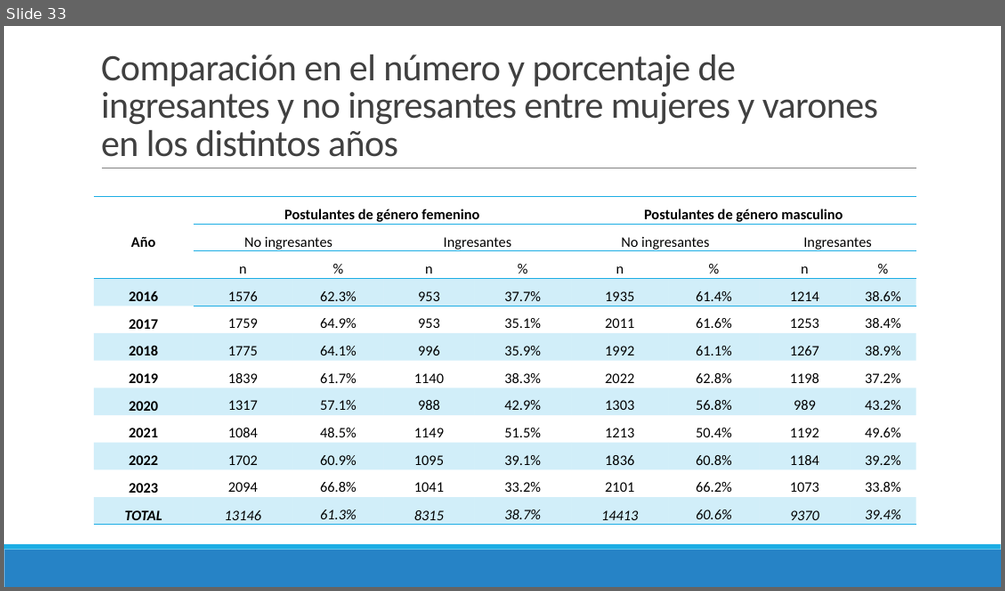
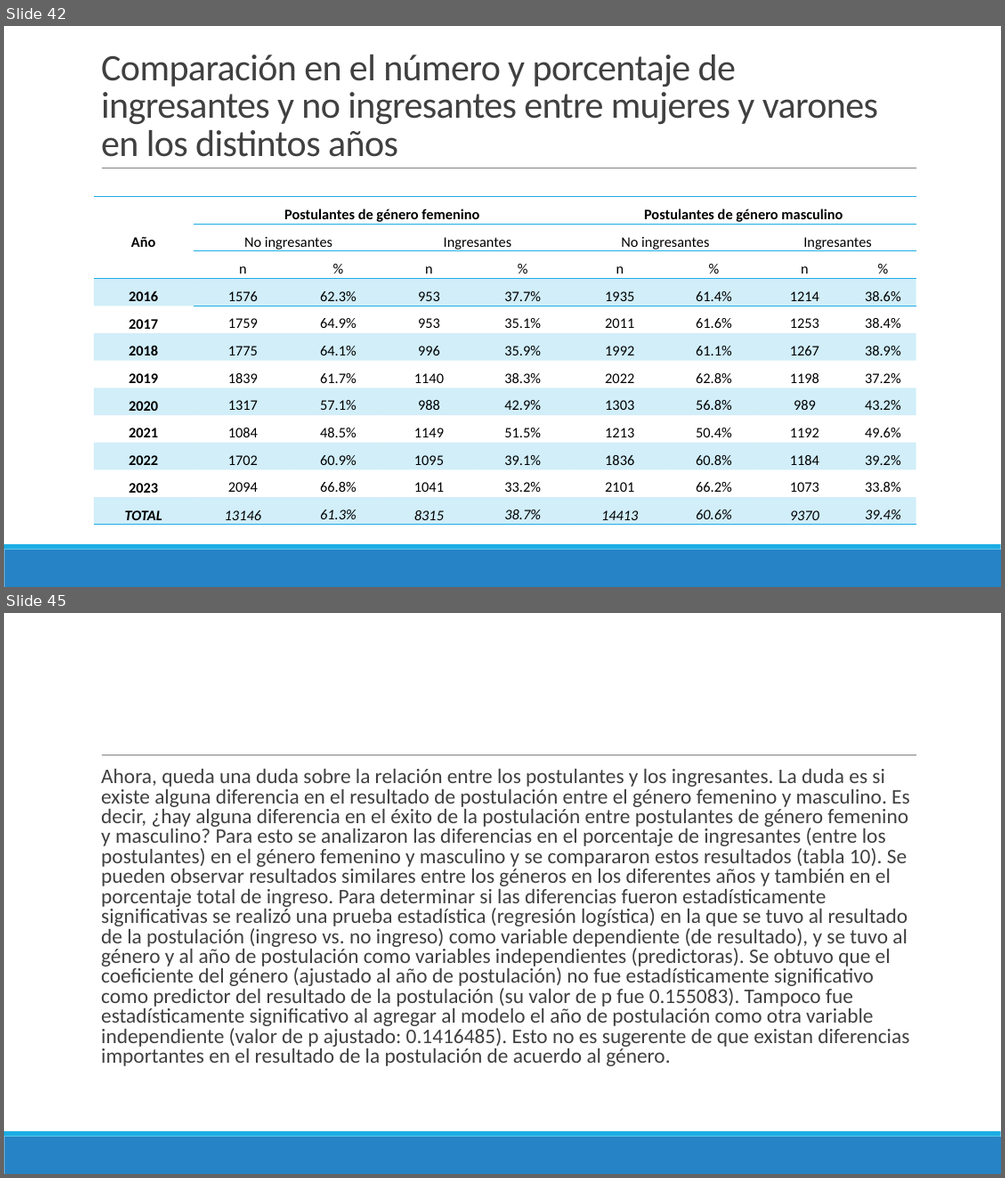
Before and after one commit to danimedi/tesis_genero_especialidades, a slide deck: doc/diapositivas_sustentacion_tesis.pptx. Shown one above the other, each under a label of ours: slide 33 before the commit, slides 42 and 45 after it; the slides between them are not shown. The pictures are 1005x591 and 1005x1178 pixels, drawn with LibreOffice and Linux fonts; fonts in the diff are those of the drawing. Boxes give left, top, right and bottom in pixels: in the first picture for what was removed or moved away, otherwise in the second. Text is boxed around its words. In the diff, an @@ line names an element or a change of style, - is before the commit and + after.

```diff
--- a/doc/diapositivas_sustentacion_tesis.pptx
+++ b/doc/diapositivas_sustentacion_tesis.pptx
@@ slide 45 added at [4,613,1001,1174], background #FFFFFF; not listed: 3 template elements that a slide beside it also shows @@
@@ text added at [101,769,910,1066], 20 pt, text #404040 @@
+  Ahora, queda una duda sobre la relación entre los postulantes y los ingresantes. La duda es si existe alguna diferencia en el resultado de postulación entre el género femenino y masculino. Es decir, ¿hay alguna diferencia en el éxito de la postulación entre postulantes de género femenino y masculino? Para esto se analizaron las diferencias en el porcentaje de ingresantes (entre los postulantes) en el género femenino y masculino y se compararon estos resultados (tabla 10). Se pueden observar resultados similares entre los géneros en los diferentes años y también en el porcentaje total de ingreso. Para determinar si las diferencias fueron estadísticamente significativas se realizó una prueba estadística (regresión logística) en la que se tuvo al resultado de la postulación (ingreso vs. no ingreso) como variable dependiente (de resultado), y se tuvo al género y al año de postulación como variables independientes (predictoras). Se obtuvo que el coeficiente del género (ajustado al año de postulación) no fue estadísticamente significativo como predictor del resultado de la postulación (su valor de p fue 0.155083). Tampoco fue estadísticamente significativo al agregar al modelo el año de postulación como otra variable independiente (valor de p ajustado: 0.1416485). Esto no es sugerente de que existan diferencias importantes en el resultado de la postulación de acuerdo al género.
@@ what was slide 33 is now slide 42 @@
```
Also in this commit, not shown: 17 other slides added.
